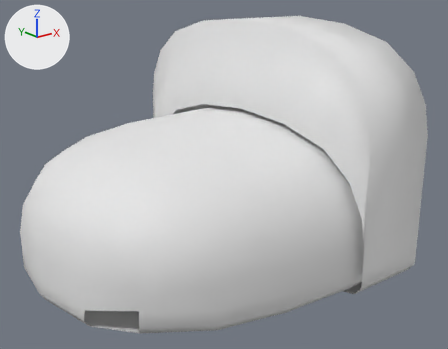
The FBX model Assets/TJS/cell wall.fbx as it was, and as the next commit left it.
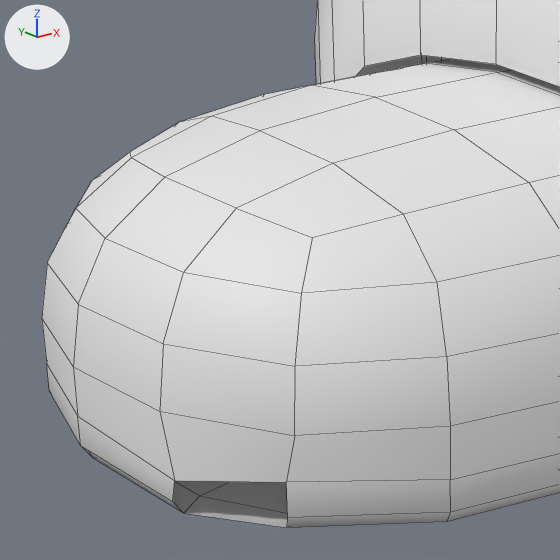
Old and new are each drawn whole from a camera (50 mm lens) standing at (-8.42, -12.36, 7.1) and looking at (0.7, -0.97, 2.54) and again close up on the part from 0% to 61% of the width and 22% to 100% of the height. The lights are fixed; the arrows at upper left show +X, +Y and +Z. The close-ups show mesh edges as thin lines. Where no turn or scale is listed for an object, it has been applied to the vertices.

Objects in the first close-up: 'Origin'.
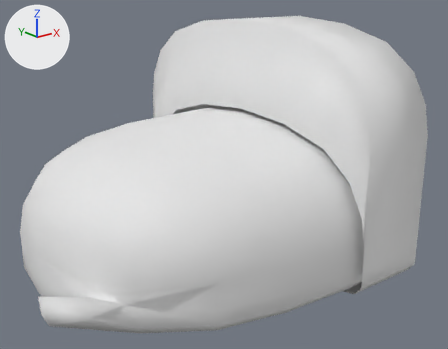
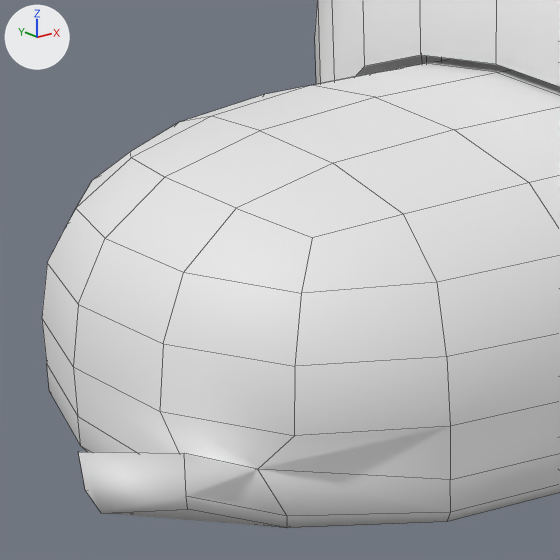
Pixel boxes (x1, y1, x2, y2) of what changed, in the close-ups (560 x 560 px):
part 1 of me_cube, built on: (73, 367, 451, 528) in both

Patch to the scene script:
```diff
--- a/Assets/TJS/cell wall.fbx.py
+++ b/Assets/TJS/cell wall.fbx.py
@@ me_cube @@
 me_cube.from_pydata(...)  # 211 vertices, 196 faces; spans x -3.83..4.09, y -4.32..4.32, z -1.98..4.17
 # used by ob_origin; location = (0.0, 0.0, 2.0)
 # verts and faces of me_cube; kept vertices keep their numbers, new ones are numbered from 211
 # before: 58 (-3.46, -1.67, -1.79) at pixel (183, 513), 62 (-3.58, -1.68, -1.62) at pixel (172, 501), 115 (-2.79, -2.56, -1.79) at pixel (287, 527), 116 (-2.84, -2.66, -1.61) at pixel (287, 517), 125 (-3.58, -1.75, -1.34) at pixel (174, 480)
 # before: 139 (-2.81, -2.61, -1.25) at pixel (286, 482)
+# me_cube part 1
+verts[58] = (-3.45, -1.75, -1.79)  # moved
+verts[62] = (-3.54, -1.85, -1.57)  # moved
+verts[116] = (-2.84, -2.66, -1.59)  # moved, pixel (287, 516)
+verts[125] = (-3.54, -2.12, -1.28)  # moved
+verts[139] = (-2.94, -2.3, -1.19)  # moved, pixel (257, 469)
+verts[211] = (-4.47, -2.06, -1.23)  # pixel (101, 513)
+verts[212] = (-4.56, -1.95, -1.01)  # pixel (85, 490)
+verts[213] = (-3.81, -2.5, -1.23)  # pixel (187, 509)
+verts[214] = (-3.86, -2.6, -1.03)  # pixel (186, 496)
+verts[215] = (-4.56, -1.87, -0.64)  # pixel (78, 451)
+verts[216] = (-3.83, -2.55, -0.62)  # pixel (184, 453)
+faces += [(125, 139, 216, 215), (58, 211, 213, 115), (115, 213, 214, 116), (62, 125, 215, 212), (58, 62, 212, 211), (116, 214, 216, 139)]
+faces += [(211, 212, 215, 216, 214, 213)]
 me_cube.materials.append(mat_material_001)
```
